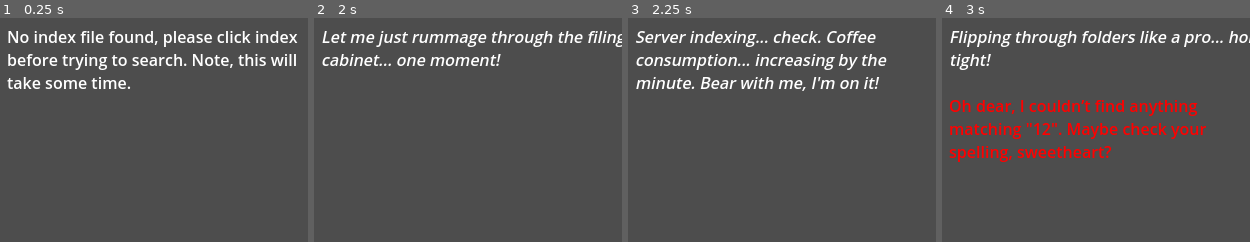
Above: before the commit, frames 1-4 (left to right).
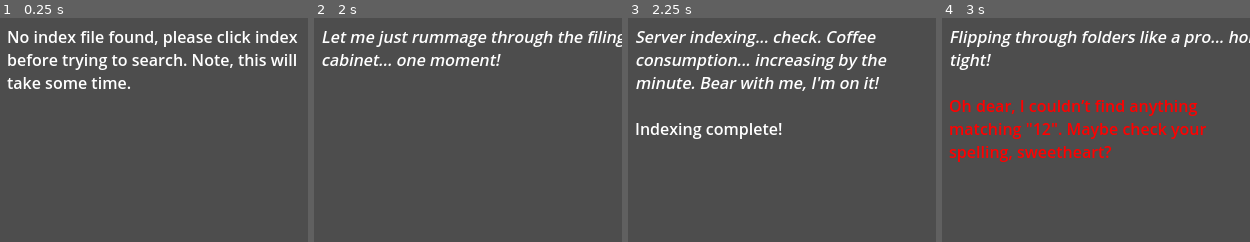
Above: after the commit, the same moments.

Repository: algebuckina/WindowsDriveSearchBot
Game: Godot game, scene res://node_2d.tscn
Two runs of this game, one before a commit and one after it. Both use one fixed random seed, a clock stepped at 60 frames per second and the inputs below.
Inputs (mouse positions are % of the whole screen's width and height, from its top left):
- Up to frame 1 (0.25 s): no input
- Up to frame 2 (2 s): click (72, 93) at 0.52 s; type "12" at 0.6 s; click "Search" at 1.25 s
- Up to frame 3 (2.25 s): click "Index" at 2 s
- Up to frame 4 (3 s): click "Search" at 2.75 s
The pictures show only the part of the screen within x 45-95%, y 0-50%; the shares and areas given below are measured in that part.

Frames 1-2 are identical in both runs. In frame 3, 1.2% of the frame differs, in the area x 2-50%, y 46-55%; in frame 4, nothing differs.

Commit message:
Open file folder instead of file

Diff:
--- a/node_2d.gd
+++ b/node_2d.gd
@@ -68,6 +68,7 @@
 	else:
 		results_display.clear()
 		results_display.append_text("No index file found, please click index before trying to search. Note, this will take some time.")
+
 
 
 # Indexing logic — triggered when the Index Button is pressed
@@ -170,4 +171,5 @@
 
 # Handle clicks on file links
 func _on_result_clicked(meta):
-	OS.shell_open(meta)  # Opens the file or folder using the default system app
+	var folder_path = meta.get_base_dir()
+	OS.shell_open(folder_path)
